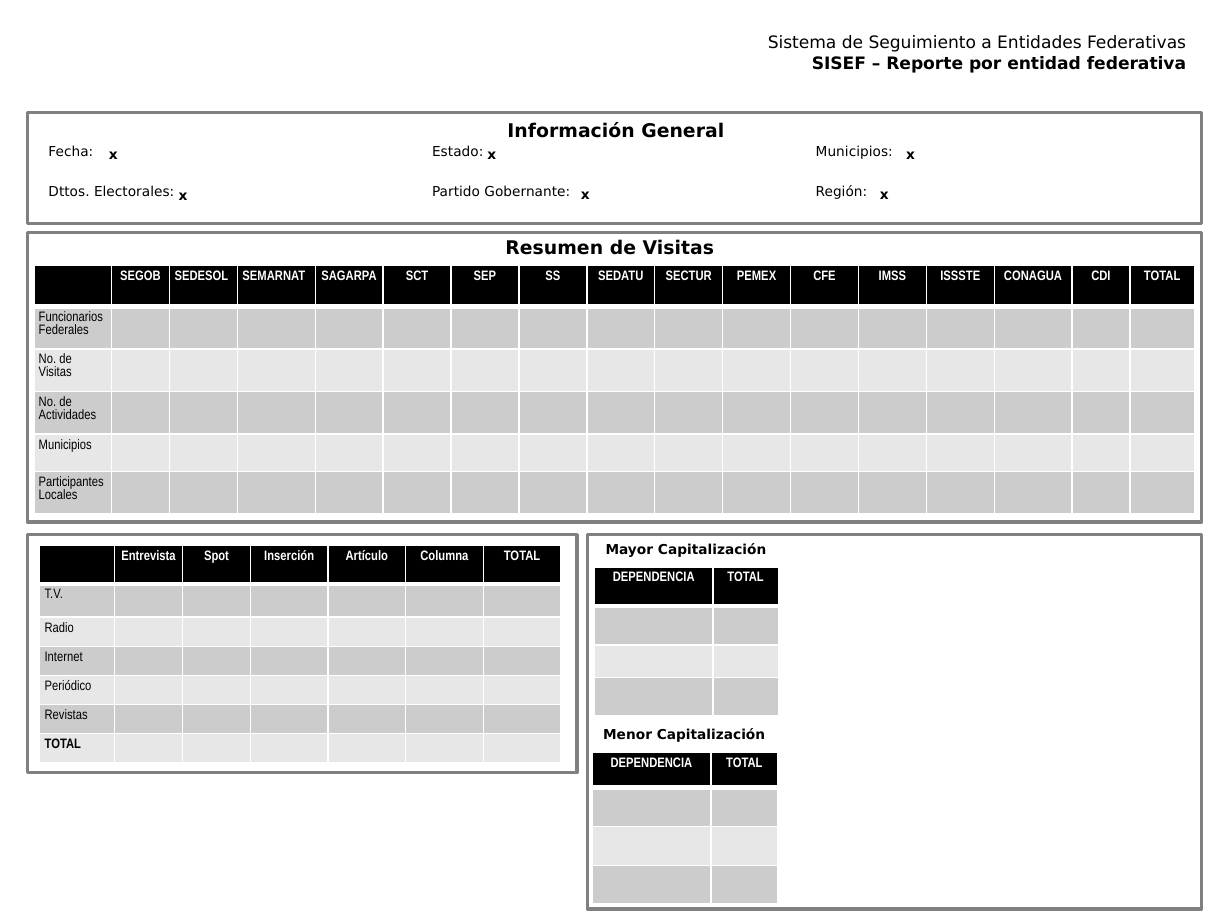
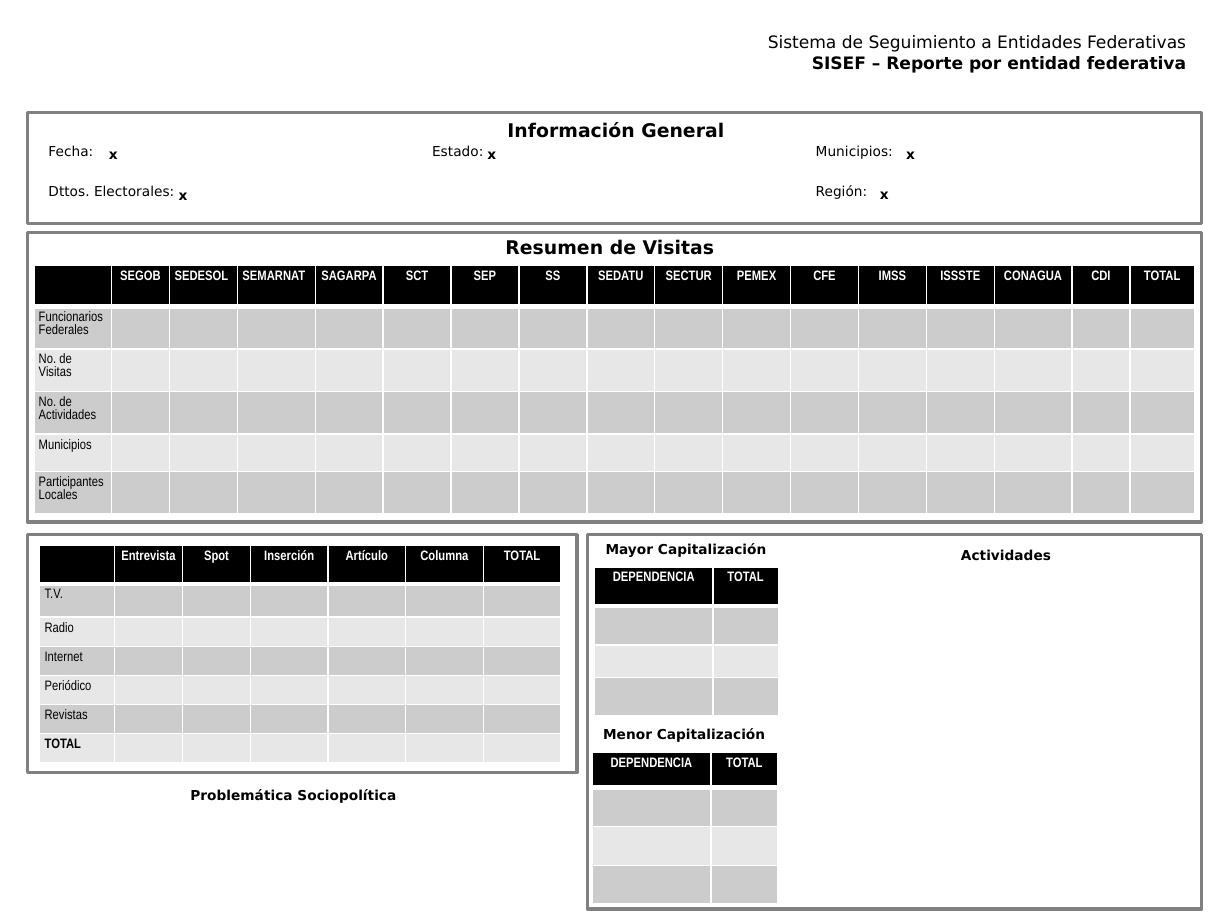
Before and after one commit to fpedro23/visitas, a slide deck: slide 1 of visitas_stg/static/ppt/Reporte_Estado_sisef.pptx. Drawn at 1232x924 pixels with LibreOffice and Linux fonts; fonts in the diff are those of the drawing; background and template pictures are left out. Boxes give left, top, right and bottom in pixels: in the first picture for what was removed or moved away, otherwise in the second. Text is boxed around its words. In the diff, an @@ line names an element or a change of style, - is before the commit and + after.

```diff
--- a/visitas_stg/static/ppt/Reporte_Estado_sisef.pptx
+++ b/visitas_stg/static/ppt/Reporte_Estado_sisef.pptx
@@ table at <box>43,138,1193,219</box> @@
-row 2, column 2: Partido Gobernante:
+row 2, column 2: 
@@ text removed at <box>581,191,590,199</box> @@
-x
@@ text added at <box>961,549,1051,561</box>, 8 pt, text #000000, bold @@
+Actividades
@@ text added at <box>190,789,396,803</box>, 8 pt, text #000000, bold @@
+Problemática Sociopolítica
```
Also in this commit, not shown: 7 other files.
